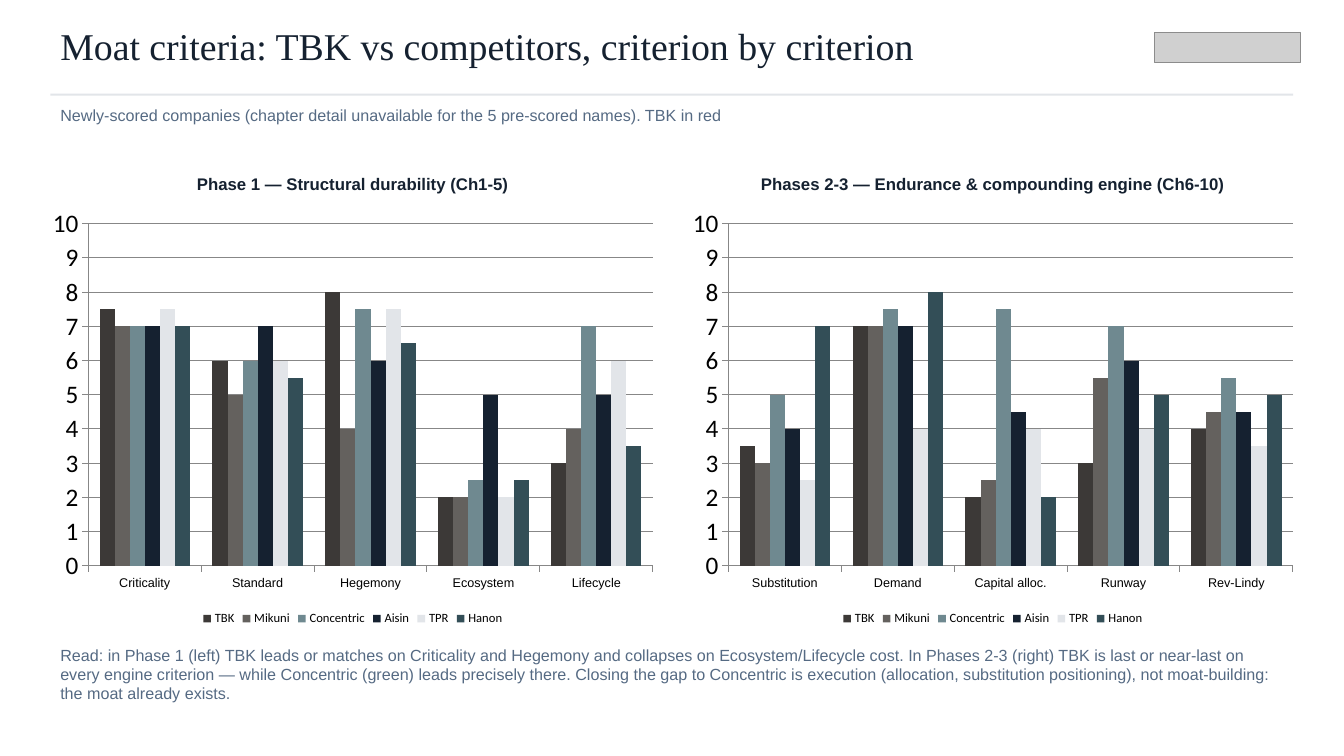
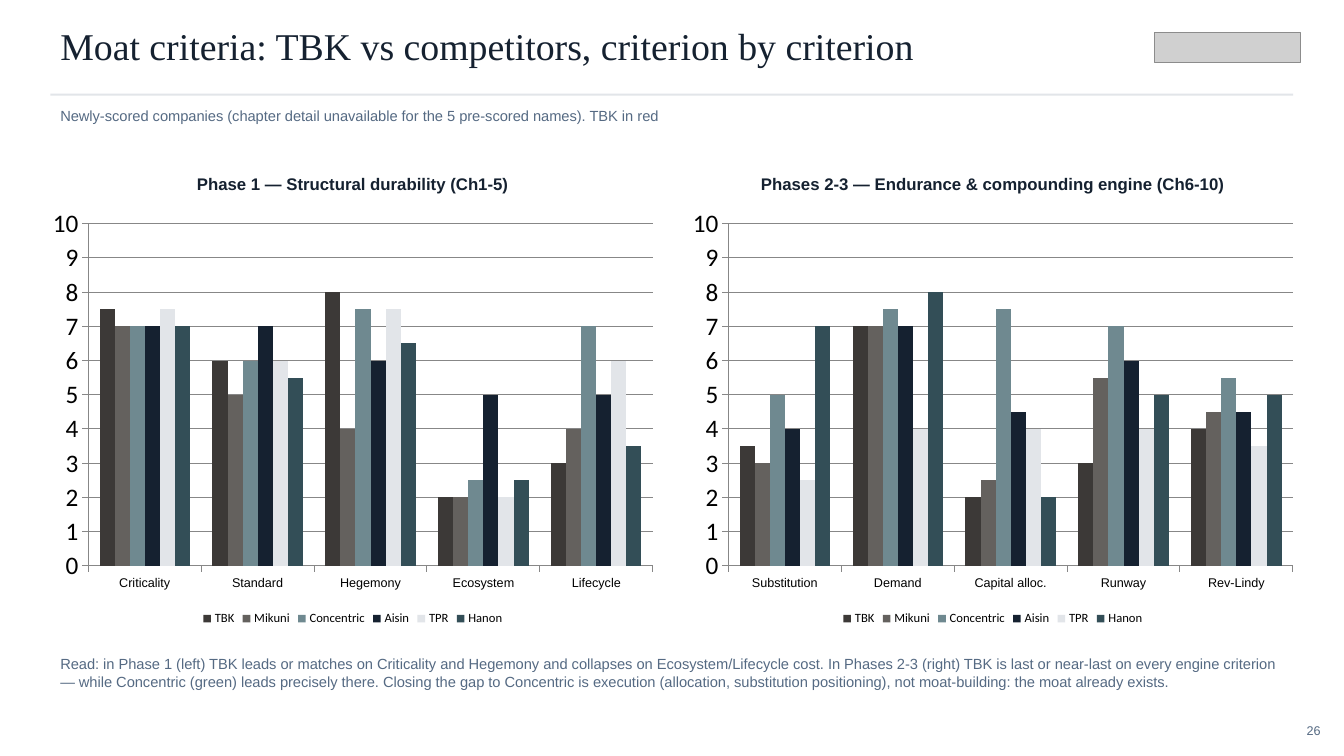
Before and after one commit to charette-lab/Claude, a slide deck: slide 26 of TBK_rd_gap_slides.pptx (slide 25 before the commit). Drawn at 1344x756 pixels with LibreOffice and Linux fonts; fonts in the diff are those of the drawing; grey boxes stand for pictures. Boxes give left, top, right and bottom in pixels: in the first picture for what was removed or moved away, otherwise in the second. Text is boxed around its words. In the diff, an @@ line names an element or a change of style, - is before the commit and + after.

```diff
--- a/TBK_rd_gap_slides.pptx
+++ b/TBK_rd_gap_slides.pptx
@@ text "Newly-scored companies (chapter detail unavailable ..." at (60, 110, 658, 124): size 11.5 to 10.5 pt @@
@@ text "Read: in Phase 1 (left) ..." at (60, 658, 1275, 690): size 11.5 to 10.5 pt @@
@@ text "Read: in Phase 1 (left) ...": place and size @@
-text "Read: in Phase 1 (left) ..." at (60, 649, 1268, 703)
+text "Read: in Phase 1 (left) ..." at (60, 658, 1275, 690)
@@ text added at (1307, 726, 1321, 735), 9 pt, text #556A83 @@
+26
```
Also in this commit, not shown: 25 other slides changed, 1 slide added, 1 other file.
